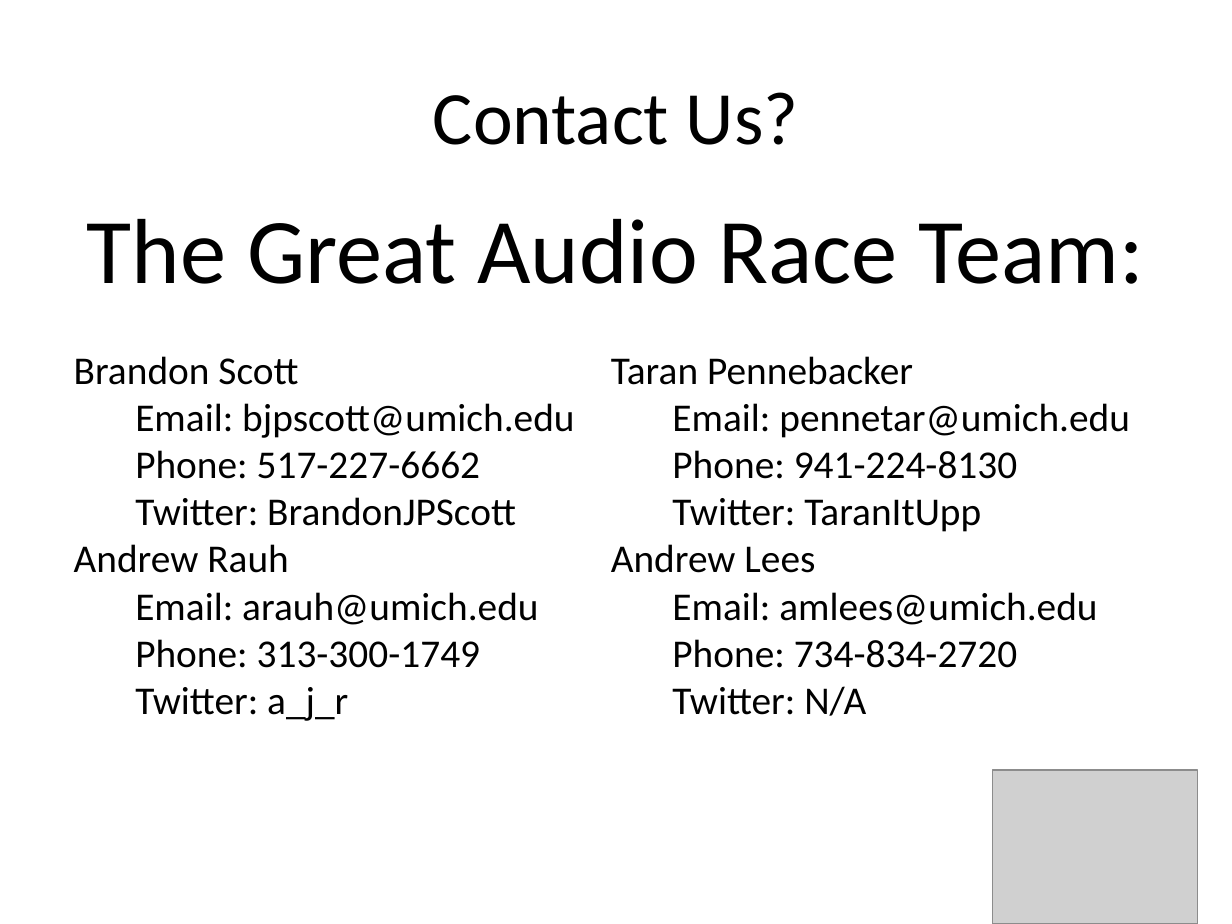
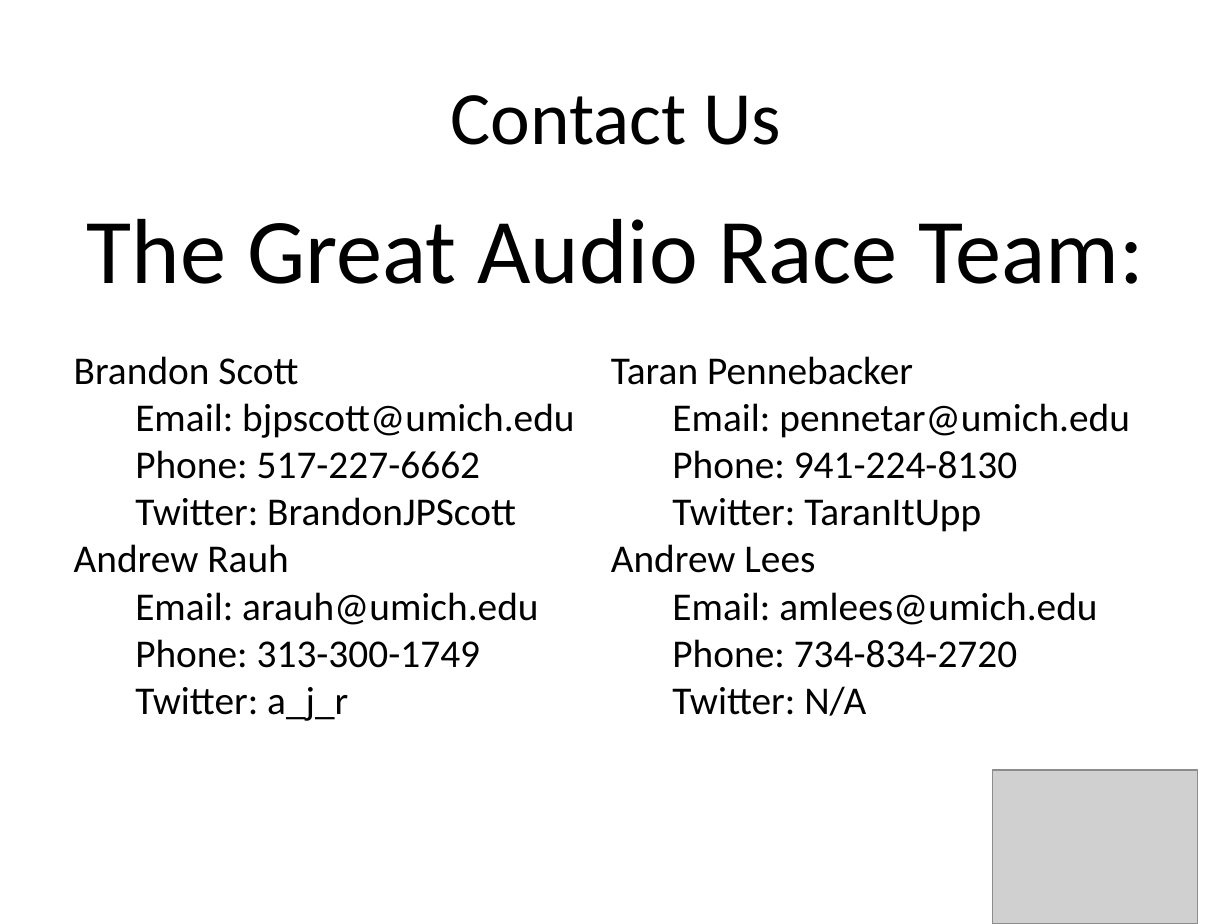
Before and after one commit to amlees/The-Great-Audio-Race, a slide deck: slide 13 of presenationTWO.pptx (slide 15 before the commit). Drawn at 1232x924 pixels with LibreOffice and Linux fonts; fonts in the diff are those of the drawing; grey boxes stand for pictures. Boxes give left, top, right and bottom in pixels: in the first picture for what was removed or moved away, otherwise in the second. Text is boxed around its words. In the diff, an @@ line names an element or a change of style, - is before the commit and + after.

```diff
--- a/presenationTWO.pptx
+++ b/presenationTWO.pptx
@@ title at [450,95,781,145]: text changed @@
-Contact Us?
+Contact Us
```
Also in this commit, not shown: 7 other slides changed, 5 slides added, 7 slides removed, 1 other file.
